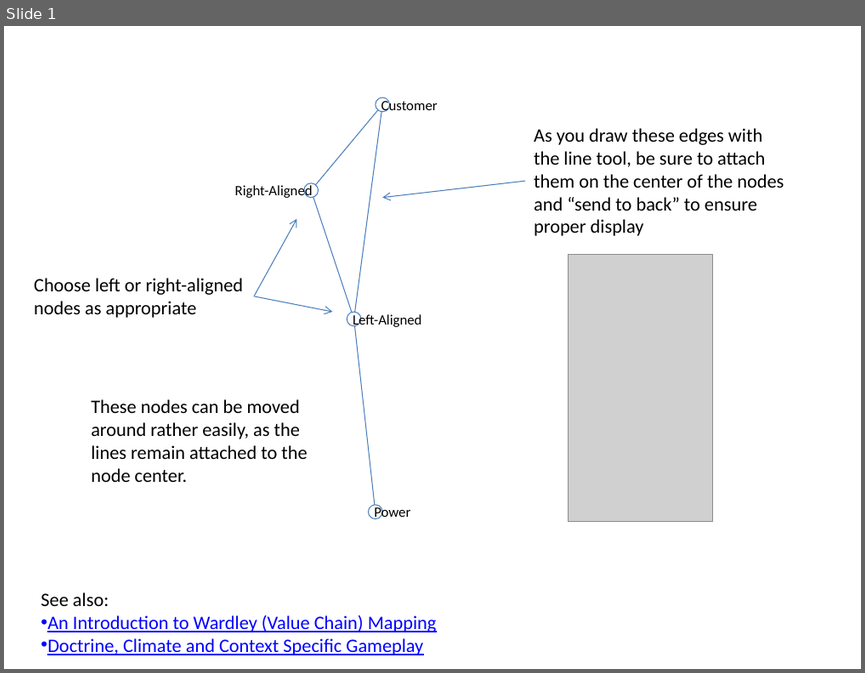
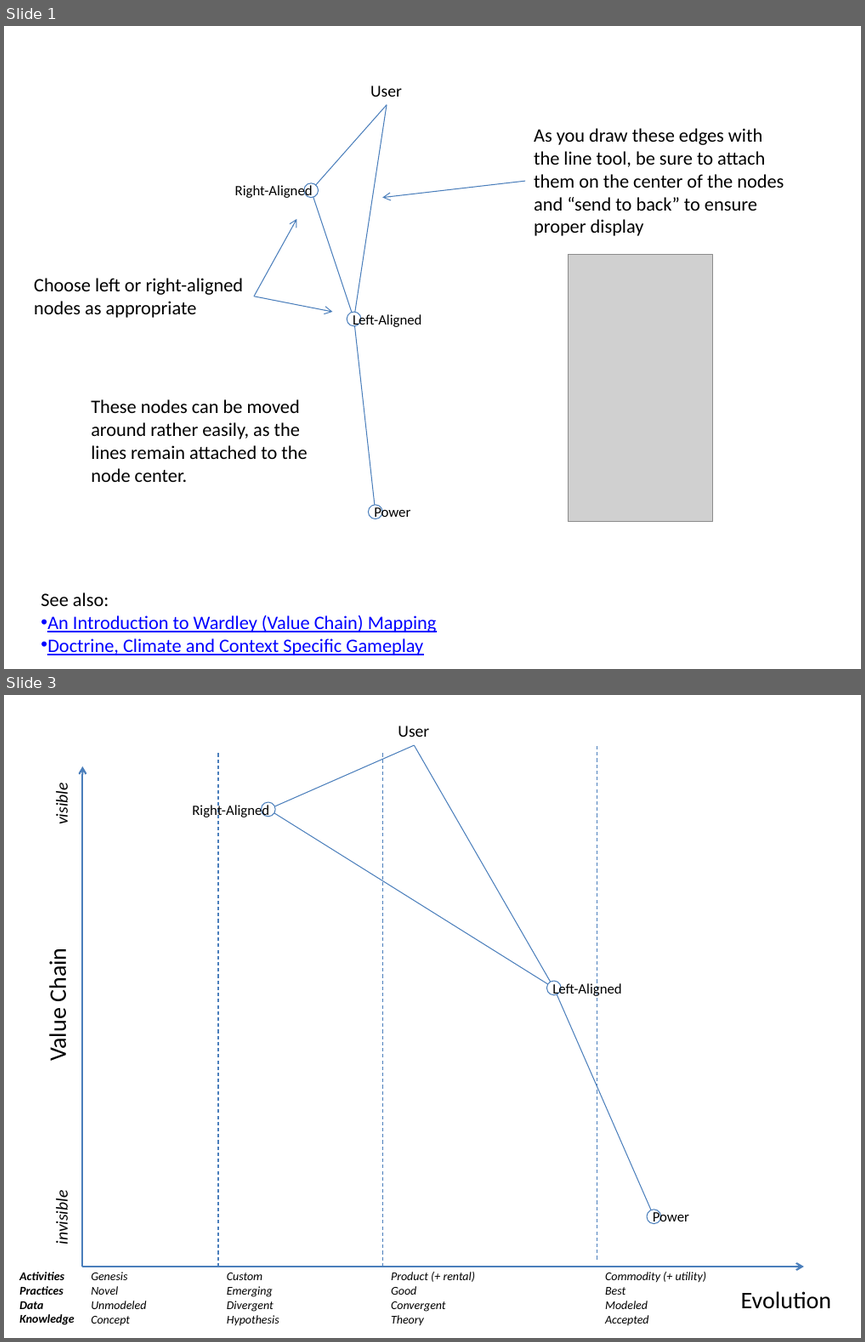
Before and after one commit to bemosior/bemosior.github.io, a slide deck: assets/posts/2016-06-25-wardley-map-template.pptx. Shown one above the other, each under a label of ours: slide 1 before the commit, slides 1 and 3 after it; the slides between them are not shown. The pictures are 865x673 and 865x1342 pixels, drawn with LibreOffice and Linux fonts; fonts in the diff are those of the drawing; grey boxes stand for pictures. Boxes give left, top, right and bottom in pixels: in the first picture for what was removed or moved away, otherwise in the second. Text is boxed around its words. In the diff, an @@ line names an element or a change of style, - is before the commit and + after.

```diff
--- a/assets/posts/2016-06-25-wardley-map-template.pptx
+++ b/assets/posts/2016-06-25-wardley-map-template.pptx
@@ slide 3 added at [4,695,861,1338], background #FFFFFF @@
@@ line added from (415, 745) to (268, 809), #4B7EBC 0.75 pt @@
@@ text added at [398,726,429,737], 14 pt, text #000000 @@
+User
@@ line added from (415, 745) to (554, 988), #4B7EBC 0.75 pt @@
@@ group added at [43,744,831,1326]: 8 texts, 3 lines, 2 arrows @@
+Value Chain
+Evolution
+visible
+invisible
+Genesis
+Novel
+Unmodeled
+Concept
+Custom
+Emerging
+Divergent
+Hypothesis
+Product (+ rental)
+Good
+Convergent
+Theory
+Commodity (+ utility)
+Best
+Modeled
+Accepted
@@ arc (boxed as its full ellipse) added at [261,802,276,817], fill #FFFFFF, outline #4B7EBC 0.75 pt, 12 pt, text #000000 @@
+Right-Aligned
@@ line added from (268, 809) to (554, 988), #4B7EBC 0.75 pt @@
@@ arc (boxed as its full ellipse) added at [546,981,561,995], fill #FFFFFF, outline #4B7EBC 0.75 pt, 12 pt, text #000000 @@
+Left-Aligned
@@ line added from (653, 1216) to (554, 988), #4B7EBC 0.75 pt @@
@@ arc (boxed as its full ellipse) added at [647,1209,661,1224], fill #FFFFFF, outline #4B7EBC 0.75 pt, 12 pt, text #000000 @@
+Power
@@ text added at [19,1271,74,1325], 10 pt, text #000000, bold, italic @@
+Activities
+Practices
+Data
+Knowledge
@@ slide 1 changed as well @@
@@ text added at [370,86,402,97], 14 pt, text #000000 @@
+User
@@ arc (boxed as its full ellipse) removed at [375,97,390,112] @@
-Customer
@@ line moved from (383, 105) - (311, 191) to (386, 105) - (311, 191) @@
@@ line moved from (383, 105) - (353, 319) to (386, 105) - (353, 319) @@
```
Also in this commit, not shown: 1 other slide changed.
